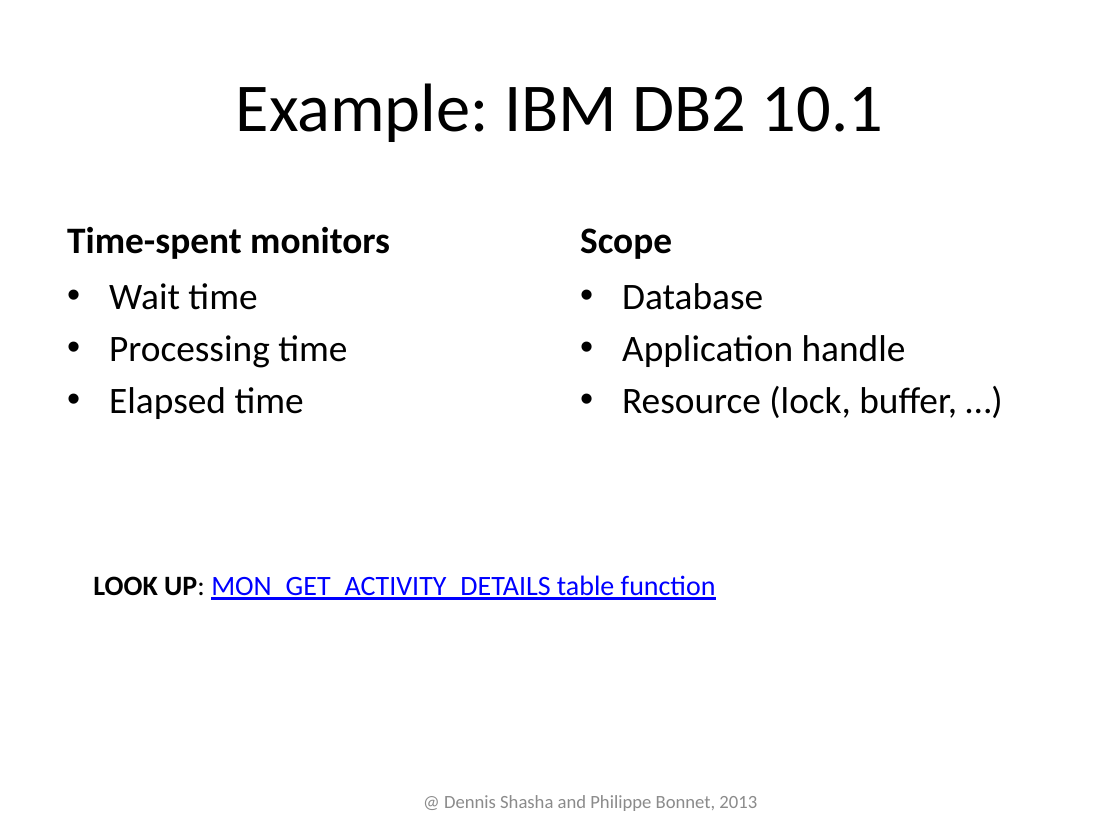
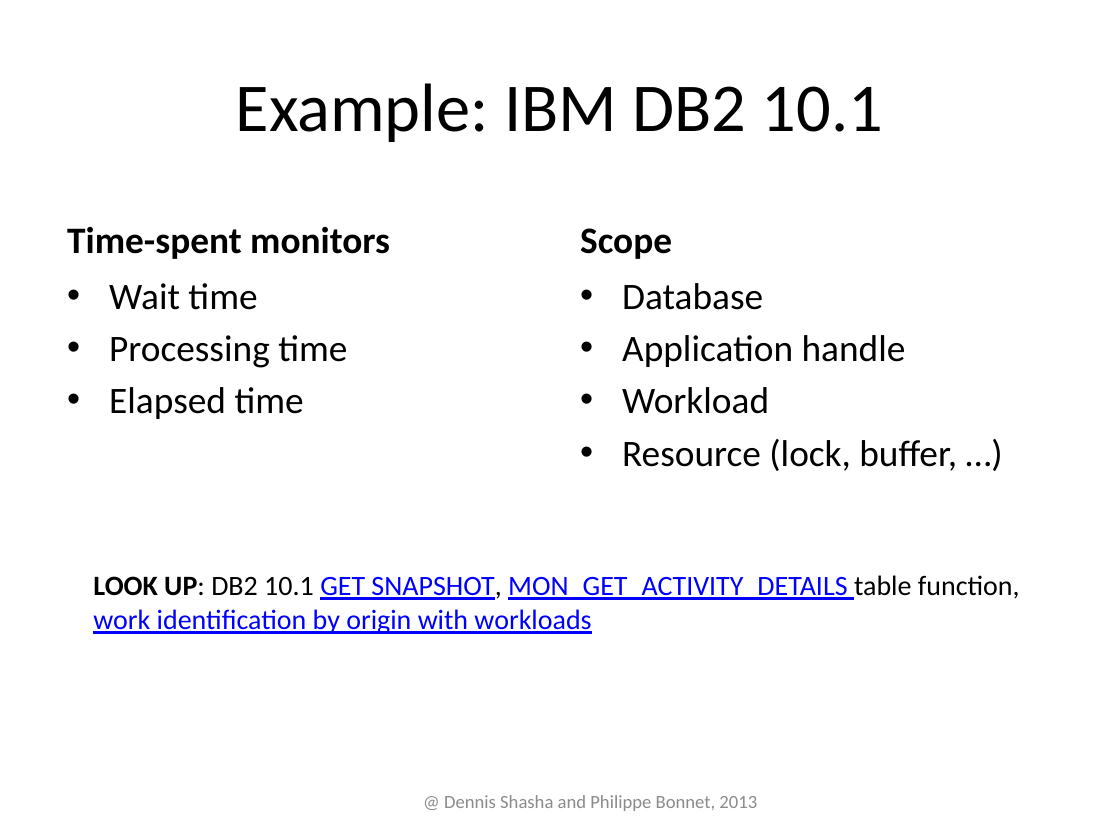
Before and after one commit to phbonnet/tuning, a slide deck: slide 20 of Slides/Troubleshooting.pptx. Drawn at 1120x840 pixels with LibreOffice and Linux fonts; fonts in the diff are those of the drawing. Boxes give left, top, right and bottom in pixels: in the first picture for what was removed or moved away, otherwise in the second. Text is boxed around its words. In the diff, an @@ line names an element or a change of style, - is before the commit and + after.

```diff
--- a/Slides/Troubleshooting.pptx
+++ b/Slides/Troubleshooting.pptx
@@ text at (x1=622, y1=387, x2=769, y2=414): paragraph added @@
+• Workload
@@ text at (x1=93, y1=575, x2=1020, y2=634): text changed @@
-LOOK UP: MON_GET_ACTIVITY_DETAILS table function
+LOOK UP: DB2 10.1 GET SNAPSHOT, MON_GET_ACTIVITY_DETAILS table function,
+work identification by origin with workloads
```
Also in this commit, not shown: 8 other slides changed, 3 slides added, 1 slide removed, 1 other file.
